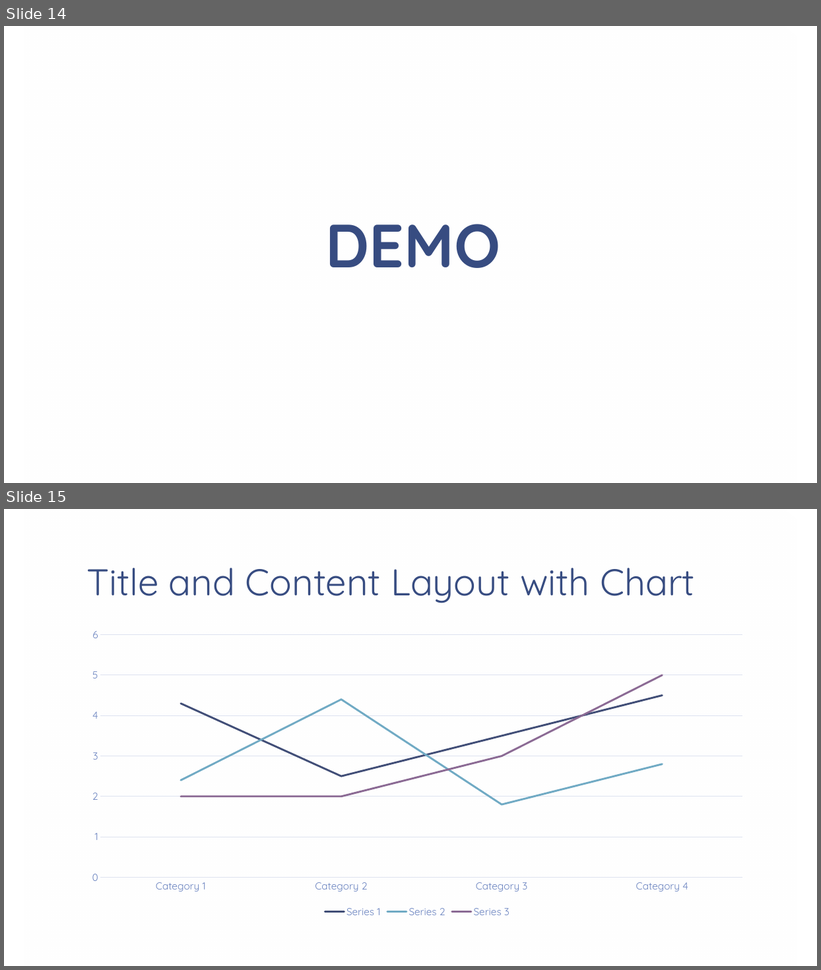
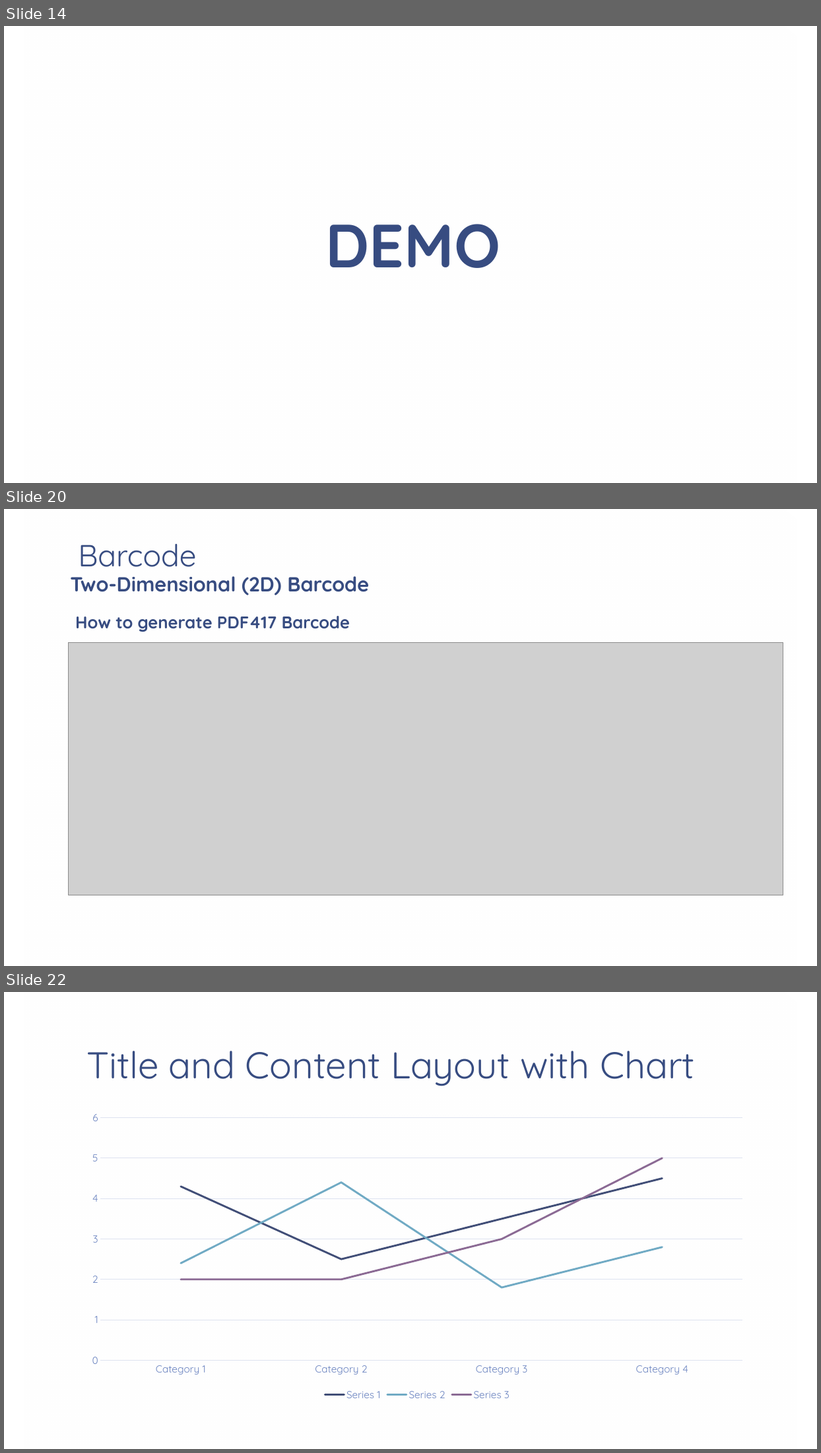
Before and after one commit to cfclick/CFSummit2016, a slide deck: powerpoint/SmartPDF/Don't Just PDF.pptx. Shown one above the other, each under a label of ours: slides 14 and 15 before the commit, slides 14, 20 and 22 after it; the slides between them are not shown. The pictures are 821x970 and 821x1453 pixels, drawn with LibreOffice and Linux fonts; fonts in the diff are those of the drawing; grey boxes stand for pictures; background and template pictures are left out. Boxes give left, top, right and bottom in pixels: in the first picture for what was removed or moved away, otherwise in the second. Text is boxed around its words. In the diff, an @@ line names an element or a change of style, - is before the commit and + after.

Commit message:
barcode work started

```diff
--- a/powerpoint/SmartPDF/Don't Just PDF.pptx
+++ b/powerpoint/SmartPDF/Don't Just PDF.pptx
@@ slide 20 added at <box>4,509,817,966</box>, background picture (left out); not listed: 1 template element that a slide beside it also shows @@
@@ title added at <box>78,544,196,567</box>, 36 pt, text #374C81 @@
+Barcode
@@ text added at <box>70,576,369,595</box>, 24 pt, text #374C81, bold @@
+Two-Dimensional (2D) Barcode
@@ text added at <box>75,616,350,632</box>, 20 pt, text #374C81, bold @@
+How to generate PDF417 Barcode
@@ picture added at <box>68,642,783,895</box> @@
@@ what was slide 15 is now slide 22 @@
```
Also in this commit, not shown: 6 other slides added, 10 other files.
